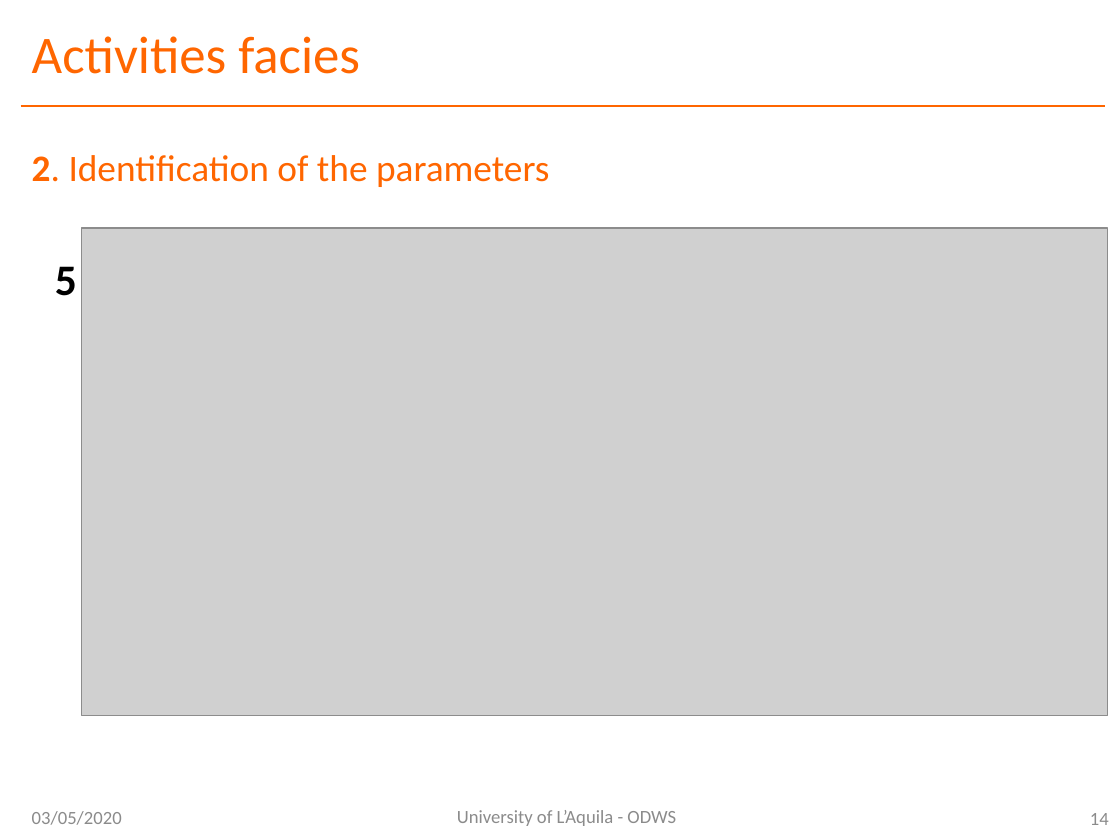
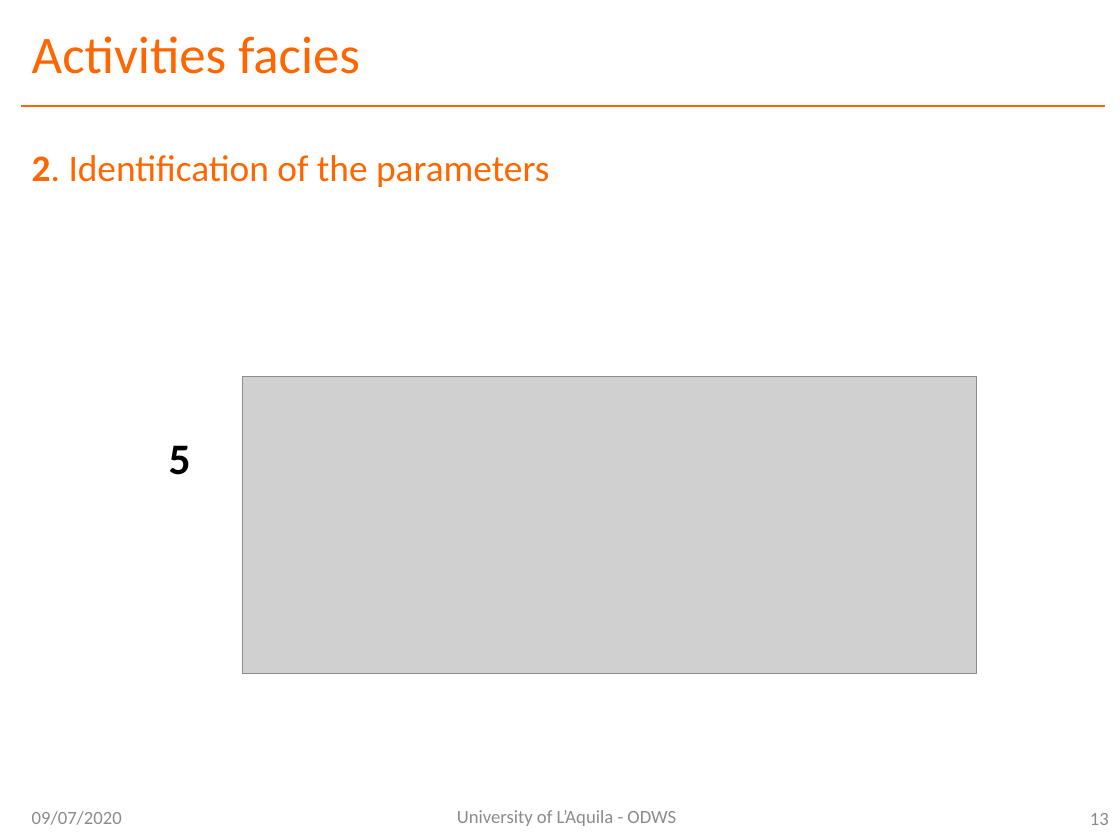
Before and after one commit to ODWSUni/ODWS, a slide deck: slide 13 of PRESENTAZIONE ODWS.pptx (slide 14 before the commit). Drawn at 1120x840 pixels with LibreOffice and Linux fonts; fonts in the diff are those of the drawing; grey boxes stand for pictures. Boxes give left, top, right and bottom in pixels: in the first picture for what was removed or moved away, otherwise in the second. Text is boxed around its words. In the diff, an @@ line names an element or a change of style, - is before the commit and + after.

```diff
--- a/PRESENTAZIONE ODWS.pptx
+++ b/PRESENTAZIONE ODWS.pptx
@@ picture removed at (82, 228, 1108, 716) @@
@@ picture added at (243, 376, 977, 674) @@
@@ text "5": place and size @@
-text "5" at (55, 266, 77, 296)
+text "5" at (169, 445, 191, 475)
@@ text at (32, 811, 122, 825): text changed @@
-03/05/2020
+09/07/2020
@@ page number at (1090, 813, 1109, 825): text changed @@
-14
+13
```
Also in this commit, not shown: 29 other slides changed, 24 slides added.
